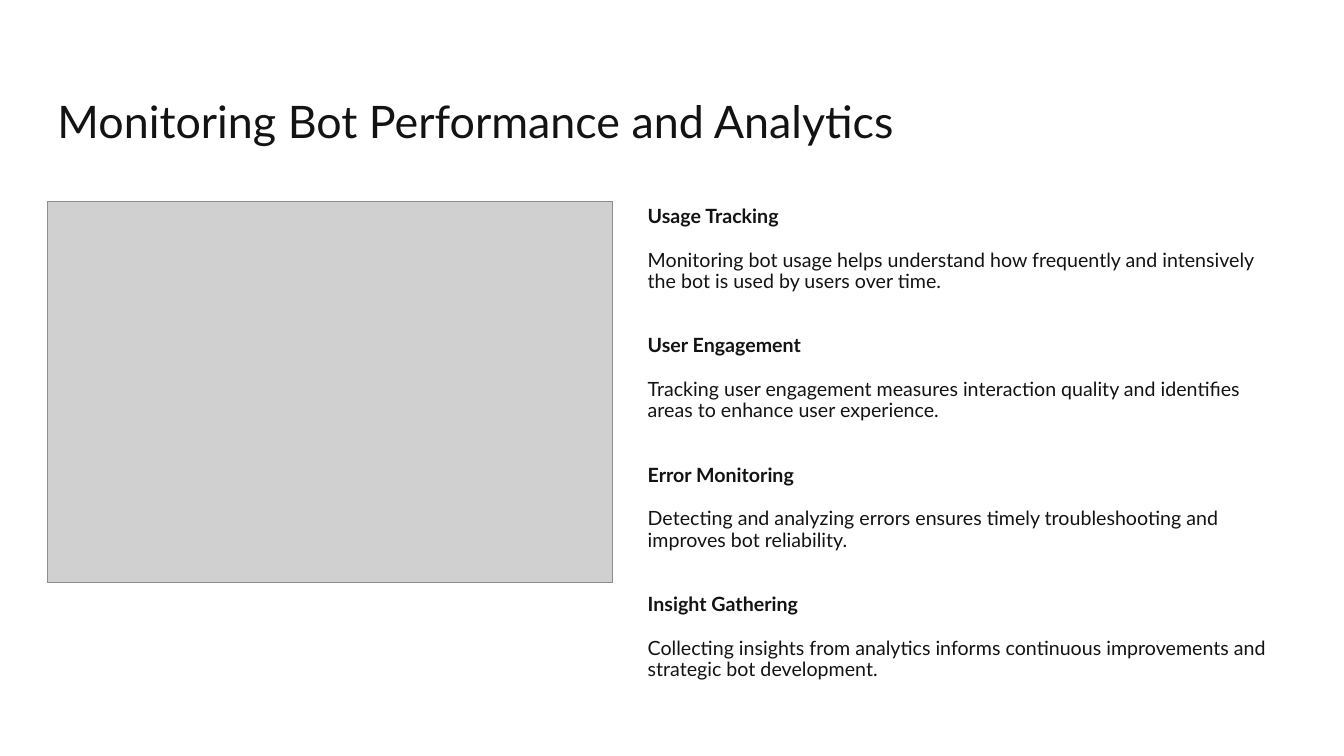
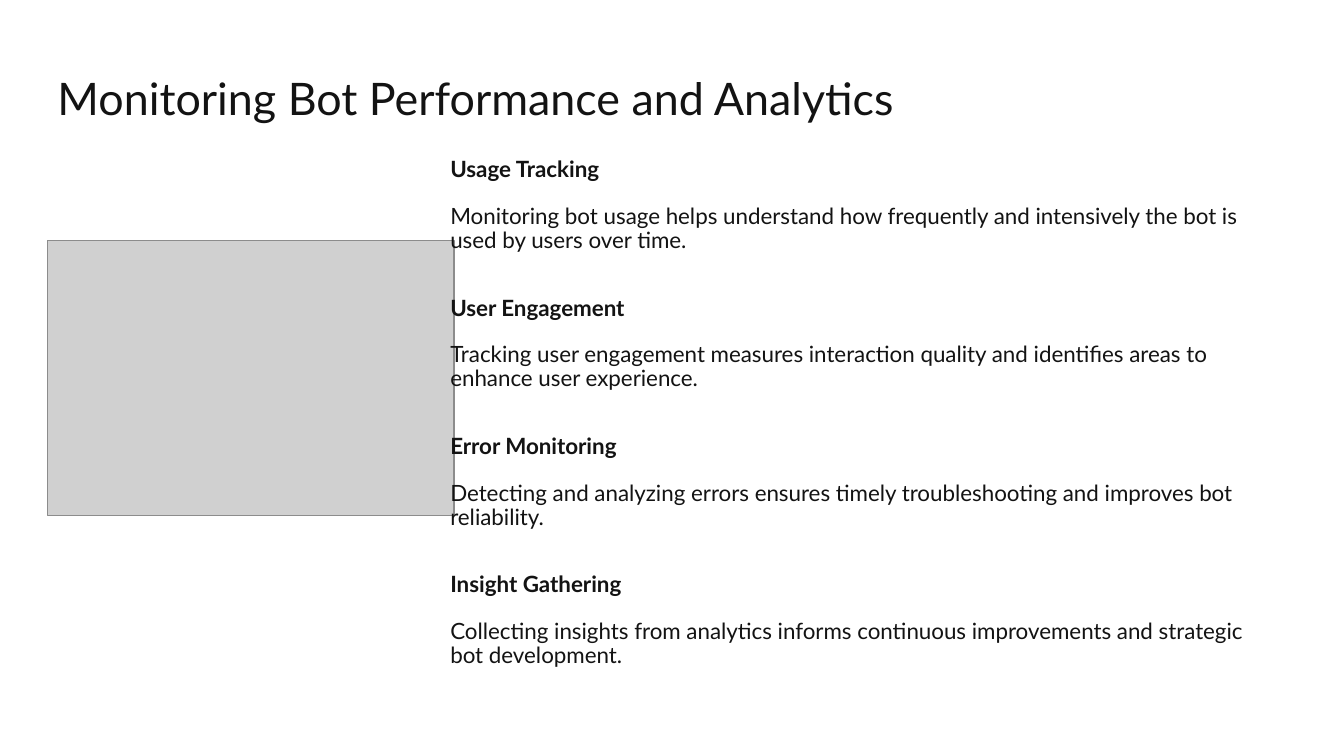
Before and after one commit to pajeeokoth/chatbot, a slide deck: slide 12 of P10_03_presentation.pptx (slide 15 before the commit). Drawn at 1344x756 pixels with LibreOffice and Linux fonts; fonts in the diff are those of the drawing; grey boxes stand for pictures. Boxes give left, top, right and bottom in pixels: in the first picture for what was removed or moved away, otherwise in the second. Text is boxed around its words. In the diff, an @@ line names an element or a change of style, - is before the commit and + after.

```diff
--- a/P10_03_presentation.pptx
+++ b/P10_03_presentation.pptx
@@ title "Monitoring Bot Performance and Analytics": place and size @@
-title "Monitoring Bot Performance and Analytics" at bbox=[57, 105, 894, 146]
+title "Monitoring Bot Performance and Analytics" at bbox=[57, 82, 894, 123]
@@ text "Usage Tracking": place and size @@
-text "Usage Tracking" at bbox=[648, 208, 1266, 680]
+text "Usage Tracking" at bbox=[450, 160, 1243, 667]
@@ text "Usage Tracking" at bbox=[450, 160, 1243, 667]: size 14 to 16 pt @@
@@ picture: place and size @@
-picture at bbox=[47, 202, 612, 583]
+picture at bbox=[47, 241, 454, 515]
```
Also in this commit, not shown: 13 other slides changed, 4 slides removed, 2 other files.
